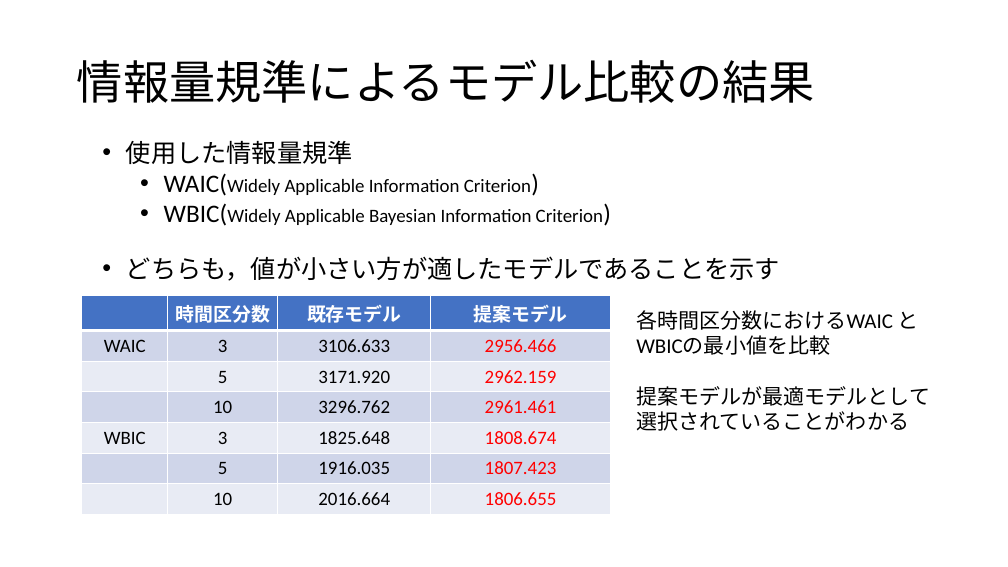
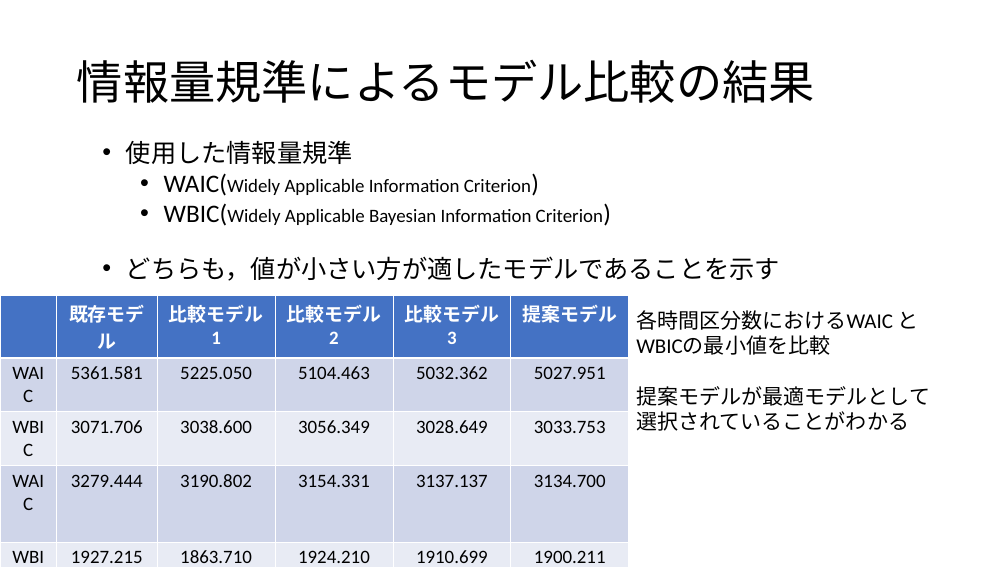
Before and after one commit to Mayu925/lab, a slide deck: slide 14 of sotsuron/発表スライド.pptx. Drawn at 1008x567 pixels with LibreOffice and Linux fonts; fonts in the diff are those of the drawing. Boxes give left, top, right and bottom in pixels: in the first picture for what was removed or moved away, otherwise in the second. Text is boxed around its words. In the diff, an @@ line names an element or a change of style, - is before the commit and + after.

```diff
--- a/sotsuron/発表スライド.pptx
+++ b/sotsuron/発表スライド.pptx
@@ table at box(0, 296, 629, 567) @@
- | 時間区分数 | 既存モデル | 提案モデル
-WAIC | 3 | 3106.633 | 2956.466
- | 5 | 3171.920 | 2962.159
- | 10 | 3296.762 | 2961.461
-WBIC | 3 | 1825.648 | 1808.674
- | 5 | 1916.035 | 1807.423
- | 10 | 2016.664 | 1806.655
+ | 既存モデル | 比較モデル1 | 比較モデル2 | 比較モデル3 | 提案モデル
+WAIC | 5361.581 | 5225.050 | 5104.463 | 5032.362 | 5027.951
+WBIC | 3071.706 | 3038.600 | 3056.349 | 3028.649 | 3033.753
+WAIC | 3279.444 | 3190.802 | 3154.331 | 3137.137 | 3134.700
+WBIC | 1927.215 | 1863.710 | 1924.210 | 1910.699 | 1900.211
@@ table: place and size @@
-table at box(82, 296, 610, 510)
+table at box(0, 296, 629, 567)
```
Also in this commit, not shown: 5 other slides changed, 1 slide added, 1 slide removed, 23 other files.
